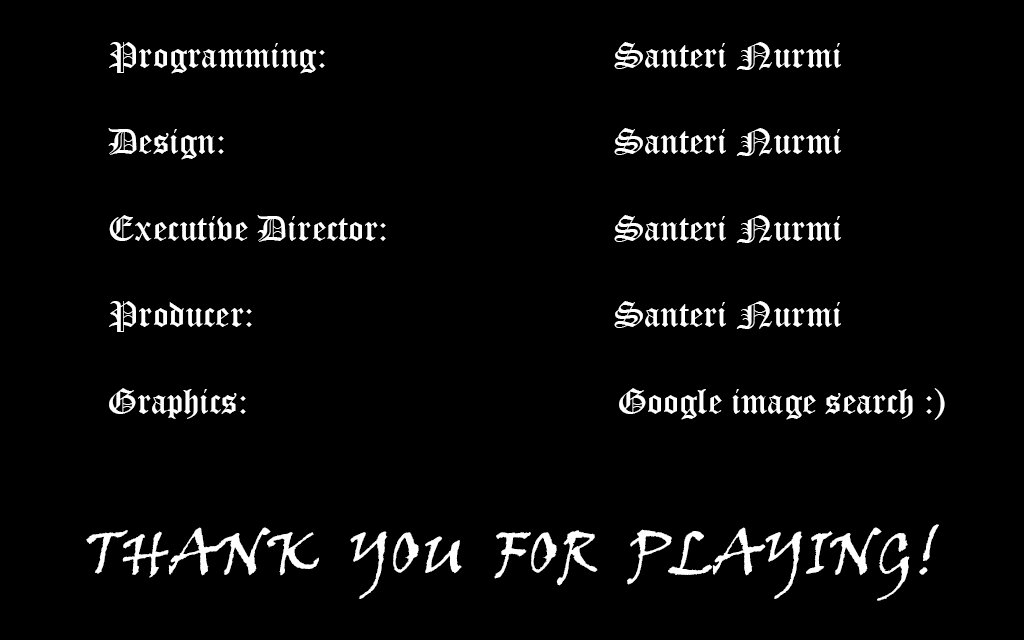
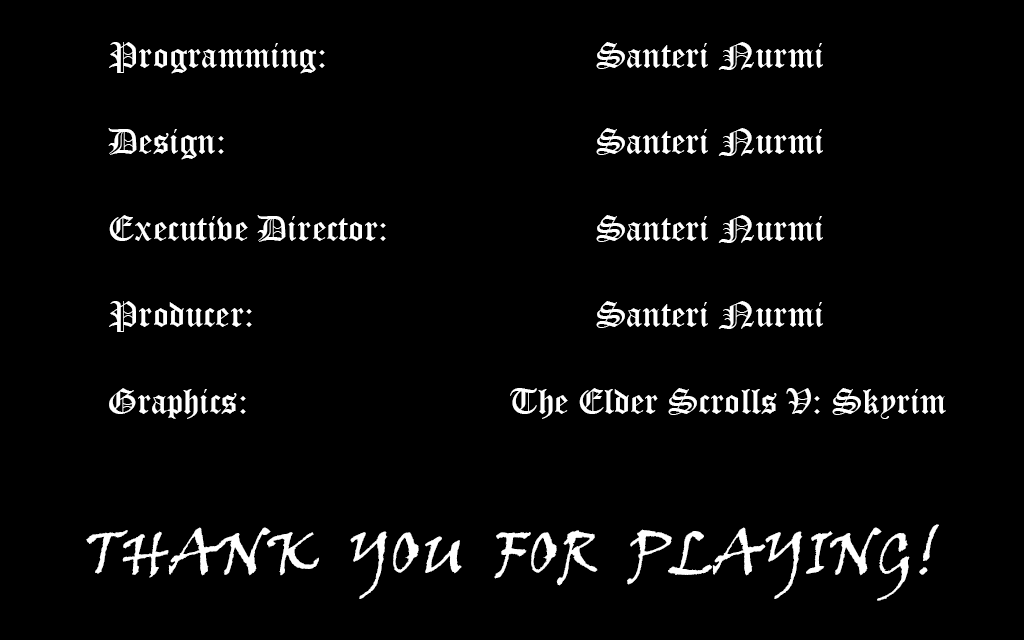
Revision of a layered 1024x640 image; what changed, layer by layer:
painted on "Text" over [510, 42, 946, 420]
